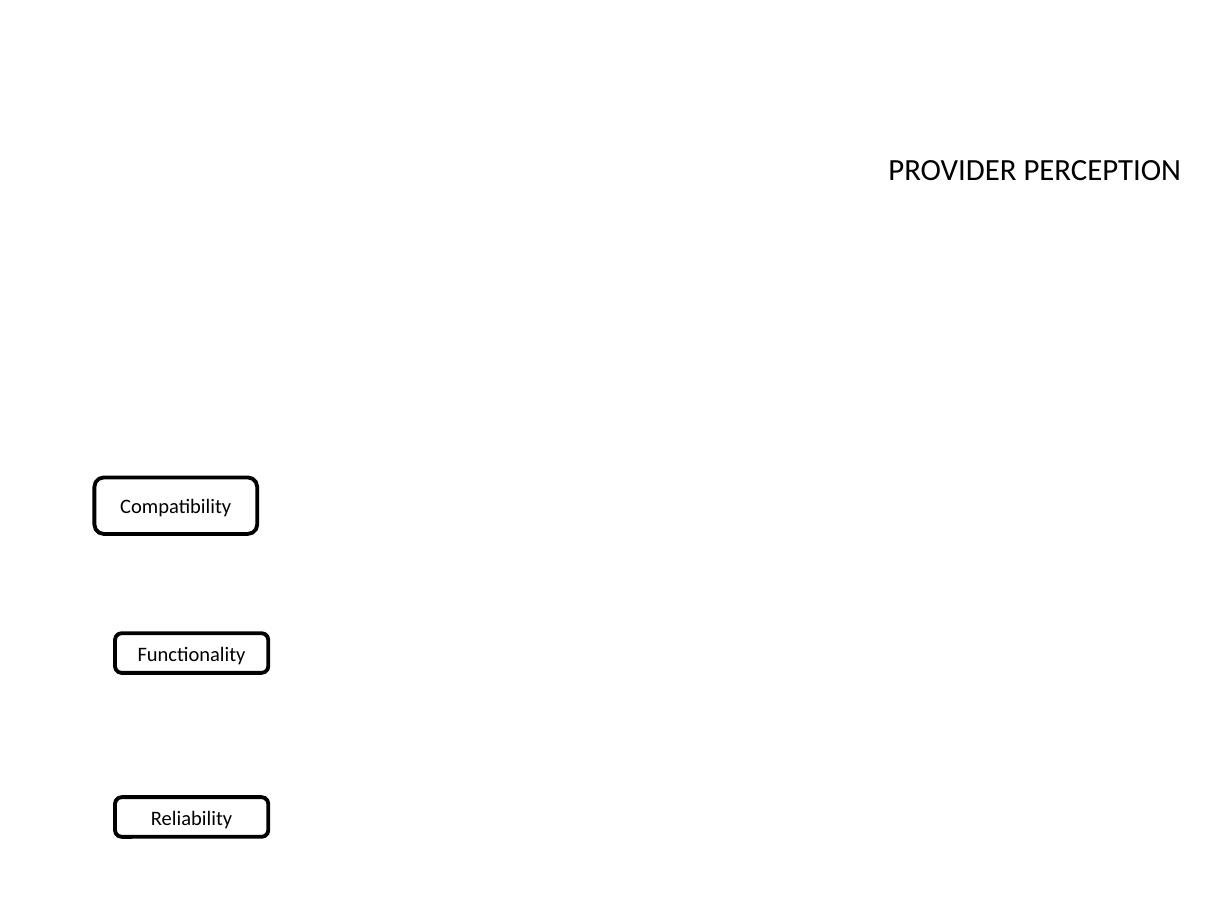
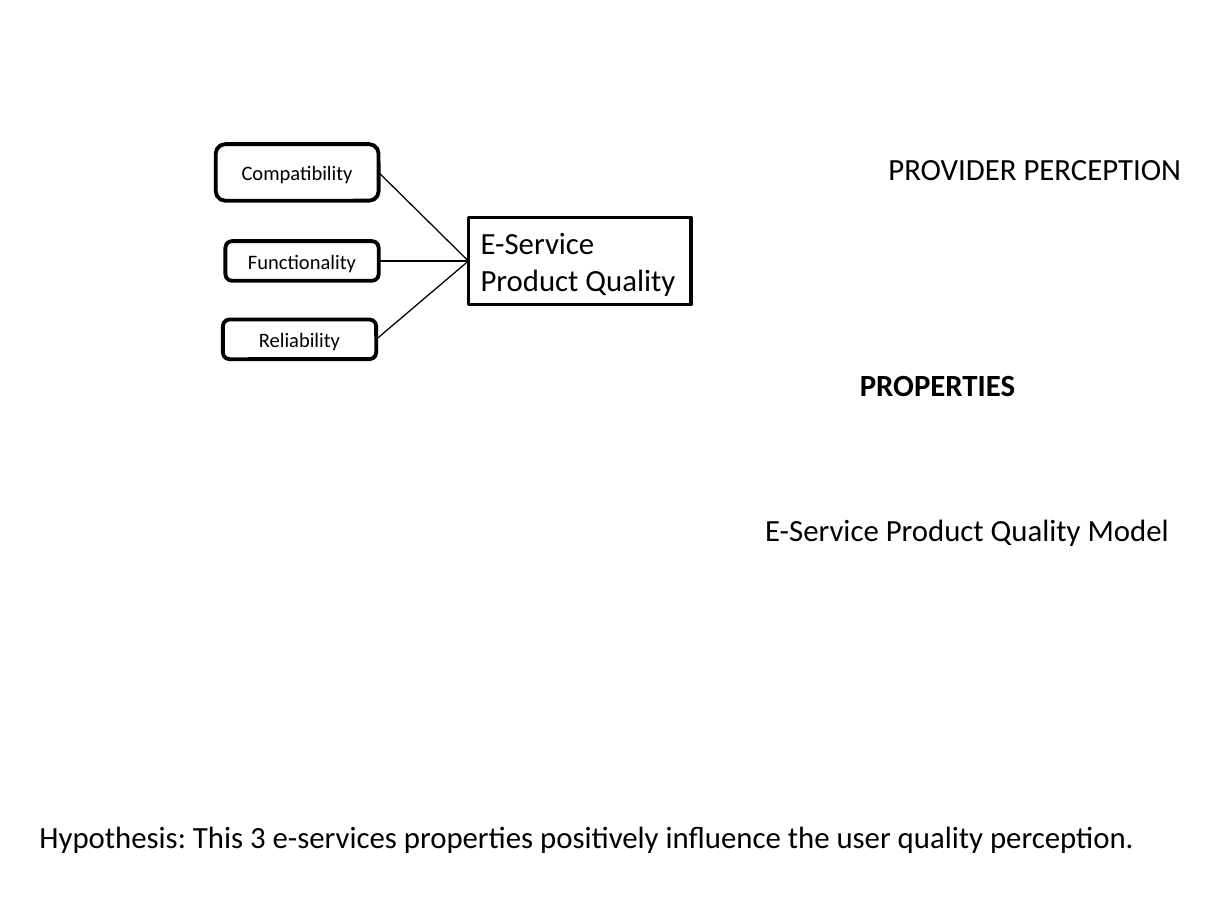
Before and after one commit to paxian/finalexam, a slide deck: slide 3 of model.pptx. Drawn at 1232x924 pixels with LibreOffice and Linux fonts; fonts in the diff are those of the drawing. Boxes give left, top, right and bottom in pixels: in the first picture for what was removed or moved away, otherwise in the second. Text is boxed around its words. In the diff, an @@ line names an element or a change of style, - is before the commit and + after.

```diff
--- a/model.pptx
+++ b/model.pptx
@@ rounded rectangle "Compatibility": place and size @@
-rounded rectangle "Compatibility" at <box>95,478,257,535</box>
+rounded rectangle "Compatibility" at <box>216,144,378,201</box>
@@ line added from (378, 172) to (468, 261), #000000 0.75 pt @@
@@ rectangle added at <box>468,218,691,306</box>, fill #FFFFFF, outline #000000 2 pt, 18 pt, text #000000 @@
+E-Service
+Product Quality
@@ rounded rectangle "Functionality": place and size @@
-rounded rectangle "Functionality" at <box>115,633,267,673</box>
+rounded rectangle "Functionality" at <box>225,241,378,281</box>
@@ line added from (376, 339) to (468, 261), #000000 0.75 pt @@
@@ line added from (378, 261) to (468, 261), #000000 0.75 pt @@
@@ rounded rectangle "Reliability": place and size @@
-rounded rectangle "Reliability" at <box>115,797,267,837</box>
+rounded rectangle "Reliability" at <box>223,319,376,359</box>
@@ text added at <box>860,375,1015,397</box>, 18 pt, text #000000, bold @@
+PROPERTIES
@@ text added at <box>765,519,1169,546</box>, 18 pt, text #000000 @@
+E-Service Product Quality Model
@@ text added at <box>39,826,1133,853</box>, 18 pt, text #000000 @@
+Hypothesis: This 3 e-services properties positively influence the user quality perception.
```
Also in this commit, not shown: 5 other slides changed, 1 other file.
